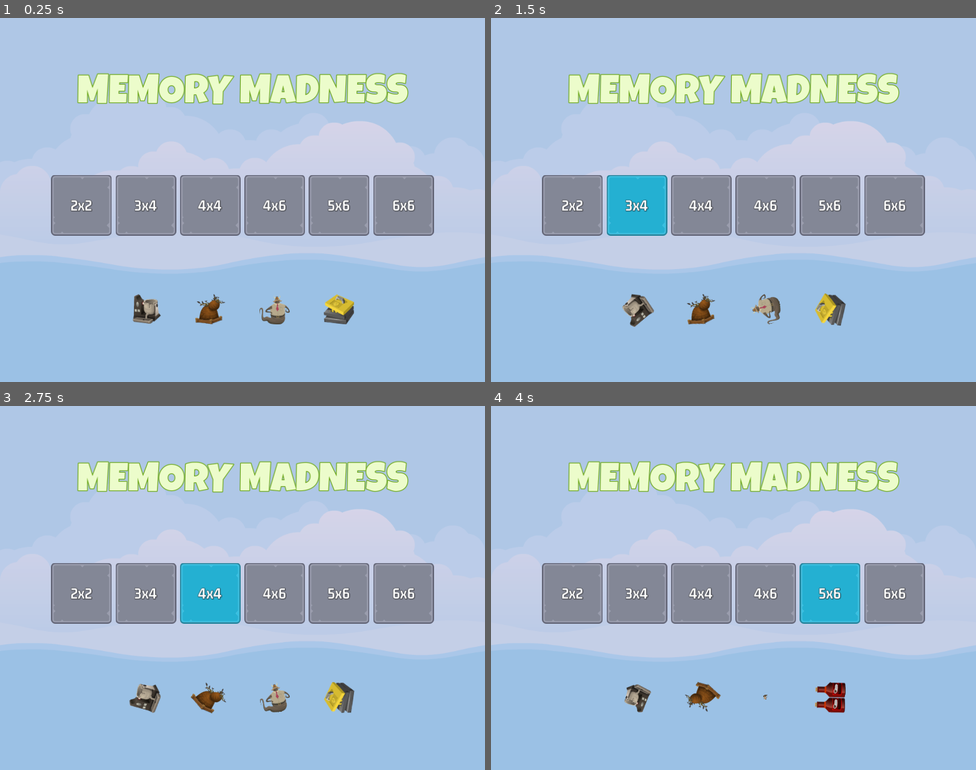
Above: before the commit, frames 1-4 (two rows, left to right).
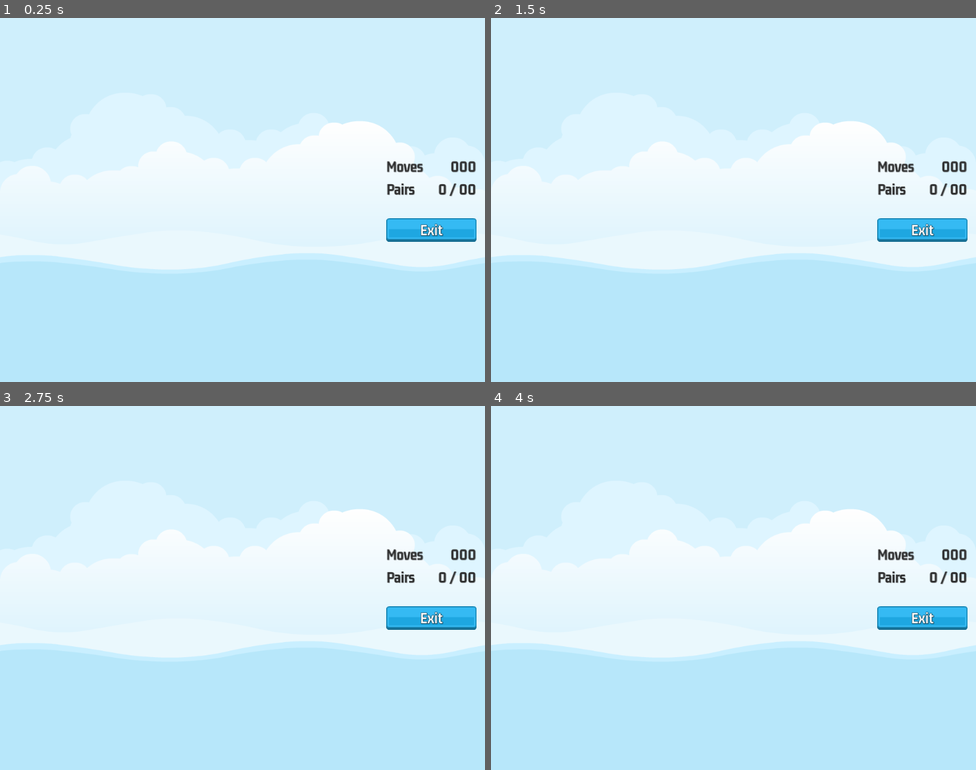
Above: after the commit, the same moments.

Repository: dizuane/godot-memory-madness
Game: Godot game, scene res://master_scene/master_scene.tscn
Same seed, same stepped clock (60 frames per second), same inputs: the game is played once before the commit and once after it.
Inputs (mouse positions are in pixels of both pictures, inside the frame that each line leads up to):
- Up to frame 1 (0.25 s): no input
- Up to frame 2 (1.5 s): click (573, 203) at 0.5 s, where only the run before the commit has a clickable "2x2"; click (636, 203) at 1.25 s, where only the run before the commit has a clickable "3x4"
- Up to frame 3 (2.75 s): click (208, 591) at 2 s, where only the run before the commit has a clickable "4x4"
- Up to frame 4 (4 s): click (767, 591) at 2.75 s, where only the run before the commit has a clickable "4x6"; click (830, 591) at 3.5 s, where only the run before the commit has a clickable "5x6"

The runs differ from the first frame. In frame 1, 100% of the frame differs, in the area x 0-100%, y 0-100%; in frame 2, 100%; in frame 3, 100%; in frame 4, 100%.

Commit message:
Setup game screen prefab

Diff:
--- /dev/null
+++ b/assets/GM_32_Dark.tres
@@ -0,0 +1,11 @@
+[gd_resource type="LabelSettings" load_steps=2 format=3 uid="uid://br3i32by0yehf"]
+
+[ext_resource type="FontFile" uid="uid://cunjna0jdi7a5" path="res://assets/fonts/gemunu-libre-v8-latin-700.ttf" id="1_ks3q2"]
+
+[resource]
+font = ExtResource("1_ks3q2")
+font_size = 32
+font_color = Color(0.172549, 0.172549, 0.172549, 1)
+outline_size = 1
+outline_color = Color(0, 0, 0, 0.666667)
+shadow_color = Color(0, 0, 0, 0.203922)
--- /dev/null
+++ b/assets/LG_84_Green.tres
@@ -0,0 +1,10 @@
+[gd_resource type="LabelSettings" load_steps=2 format=3 uid="uid://cbky2hegpr0gk"]
+
+[ext_resource type="FontFile" uid="uid://c1spd1hq07gr6" path="res://assets/fonts/LuckiestGuy-Regular.ttf" id="1_guvxh"]
+
+[resource]
+font = ExtResource("1_guvxh")
+font_size = 84
+font_color = Color(0.92549, 0.988235, 0.796078, 1)
+outline_size = 6
+outline_color = Color(0.396078, 0.639216, 0.0509804, 1)
--- /dev/null
+++ b/game_screen/game_screen.tscn
@@ -0,0 +1,99 @@
+[gd_scene load_steps=6 format=3 uid="uid://dn8rdj1m68okj"]
+
+[ext_resource type="LabelSettings" uid="uid://br3i32by0yehf" path="res://assets/GM_32_Dark.tres" id="1_10ml4"]
+[ext_resource type="Texture2D" uid="uid://7hn8exgsfx1h" path="res://assets/ui/blue_button00.png" id="2_qag3h"]
+[ext_resource type="Texture2D" uid="uid://dsm3hd2dqmnqm" path="res://assets/ui/yellow_button00.png" id="3_gxl62"]
+[ext_resource type="Texture2D" uid="uid://dykw2lwqml63k" path="res://assets/ui/green_button00.png" id="4_xetx2"]
+[ext_resource type="LabelSettings" uid="uid://pll873rsgq4" path="res://assets/GM_32_White.tres" id="5_njkbv"]
+
+[node name="GameScreen" type="Control"]
+layout_mode = 3
+anchors_preset = 15
+anchor_right = 1.0
+anchor_bottom = 1.0
+grow_horizontal = 2
+grow_vertical = 2
+
+[node name="HB" type="HBoxContainer" parent="."]
+layout_mode = 1
+anchors_preset = 15
+anchor_right = 1.0
+anchor_bottom = 1.0
+grow_horizontal = 2
+grow_vertical = 2
+
+[node name="MC1" type="MarginContainer" parent="HB"]
+layout_mode = 2
+size_flags_horizontal = 3
+
+[node name="TileContainer" type="GridContainer" parent="HB/MC1"]
+layout_mode = 2
+size_flags_horizontal = 4
+size_flags_vertical = 4
+
+[node name="MC2" type="MarginContainer" parent="HB"]
+custom_minimum_size = Vector2(200, 0)
+layout_mode = 2
+theme_override_constants/margin_right = 18
+
+[node name="VBoxContainer" type="VBoxContainer" parent="HB/MC2"]
+layout_mode = 2
+size_flags_vertical = 4
+theme_override_constants/separation = 12
+
+[node name="HB" type="HBoxContainer" parent="HB/MC2/VBoxContainer"]
+layout_mode = 2
+
+[node name="Label" type="Label" parent="HB/MC2/VBoxContainer/HB"]
+layout_mode = 2
+size_flags_horizontal = 3
+text = "Moves"
+label_settings = ExtResource("1_10ml4")
+vertical_alignment = 1
+
+[node name="MovesLabel" type="Label" parent="HB/MC2/VBoxContainer/HB"]
+layout_mode = 2
+text = "000"
+label_settings = ExtResource("1_10ml4")
+horizontal_alignment = 2
+vertical_alignment = 1
+
+[node name="HB2" type="HBoxContainer" parent="HB/MC2/VBoxContainer"]
+layout_mode = 2
+
+[node name="Label" type="Label" parent="HB/MC2/VBoxContainer/HB2"]
+layout_mode = 2
+size_flags_horizontal = 3
+text = "Pairs"
+label_settings = ExtResource("1_10ml4")
+vertical_alignment = 1
+
+[node name="PairsLabel" type="Label" parent="HB/MC2/VBoxContainer/HB2"]
+layout_mode = 2
+text = "0 / 00"
+label_settings = ExtResource("1_10ml4")
+horizontal_alignment = 2
+vertical_alignment = 1
+
+[node name="Spacer" type="Control" parent="HB/MC2/VBoxContainer"]
+custom_minimum_size = Vector2(0, 20)
+layout_mode = 2
+
+[node name="ExitButton" type="TextureButton" parent="HB/MC2/VBoxContainer"]
+layout_mode = 2
+size_flags_horizontal = 4
+texture_normal = ExtResource("2_qag3h")
+texture_pressed = ExtResource("3_gxl62")
+texture_hover = ExtResource("4_xetx2")
+
+[node name="Label" type="Label" parent="HB/MC2/VBoxContainer/ExitButton"]
+layout_mode = 1
+anchors_preset = 15
+anchor_right = 1.0
+anchor_bottom = 1.0
+grow_horizontal = 2
+grow_vertical = 2
+text = "Exit"
+label_settings = ExtResource("5_njkbv")
+horizontal_alignment = 1
+vertical_alignment = 1
--- a/main_screen/main_screen.tscn
+++ b/main_screen/main_screen.tscn
@@ -1,16 +1,9 @@
-[gd_scene load_steps=6 format=3 uid="uid://tf4qgd3ma5st"]
+[gd_scene load_steps=5 format=3 uid="uid://tf4qgd3ma5st"]
 
-[ext_resource type="FontFile" uid="uid://c1spd1hq07gr6" path="res://assets/fonts/LuckiestGuy-Regular.ttf" id="1_6o4d6"]
 [ext_resource type="Script" path="res://main_screen/main_screen.gd" id="1_hpqna"]
 [ext_resource type="PackedScene" uid="uid://ptnffrtxc6gk" path="res://level_button/level_button.tscn" id="2_7uxkd"]
 [ext_resource type="PackedScene" uid="uid://c5ko5gijwhipd" path="res://front_sprite/front_sprite.tscn" id="2_nkvbq"]
-
-[sub_resource type="LabelSettings" id="LabelSettings_7am4n"]
-font = ExtResource("1_6o4d6")
-font_size = 84
-font_color = Color(0.92549, 0.988235, 0.796078, 1)
-outline_size = 6
-outline_color = Color(0.396078, 0.639216, 0.0509804, 1)
+[ext_resource type="LabelSettings" uid="uid://cbky2hegpr0gk" path="res://assets/LG_84_Green.tres" id="3_djbao"]
 
 [node name="MainScreen" type="Control"]
 layout_mode = 3
@@ -46,7 +39,7 @@
 [node name="TitleLabel" type="Label" parent="VB"]
 layout_mode = 2
 text = "MEMORY MADNESS"
-label_settings = SubResource("LabelSettings_7am4n")
+label_settings = ExtResource("3_djbao")
 horizontal_alignment = 1
 vertical_alignment = 1
 
--- a/master_scene/master_scene.tscn
+++ b/master_scene/master_scene.tscn
@@ -1,7 +1,8 @@
-[gd_scene load_steps=3 format=3 uid="uid://birifa1qrqoe7"]
+[gd_scene load_steps=4 format=3 uid="uid://birifa1qrqoe7"]
 
 [ext_resource type="Texture2D" uid="uid://b2tgsqlhynwe8" path="res://assets/images/backgroundEmpty.png" id="1_esi3b"]
 [ext_resource type="PackedScene" uid="uid://tf4qgd3ma5st" path="res://main_screen/main_screen.tscn" id="2_qy3g8"]
+[ext_resource type="PackedScene" uid="uid://dn8rdj1m68okj" path="res://game_screen/game_screen.tscn" id="3_lxcho"]
 
 [node name="MasterScene" type="CanvasLayer"]
 
@@ -14,3 +15,6 @@
 texture = ExtResource("1_esi3b")
 
 [node name="MainScreen" parent="." instance=ExtResource("2_qy3g8")]
+visible = false
+
+[node name="GameScreen" parent="." instance=ExtResource("3_lxcho")]
